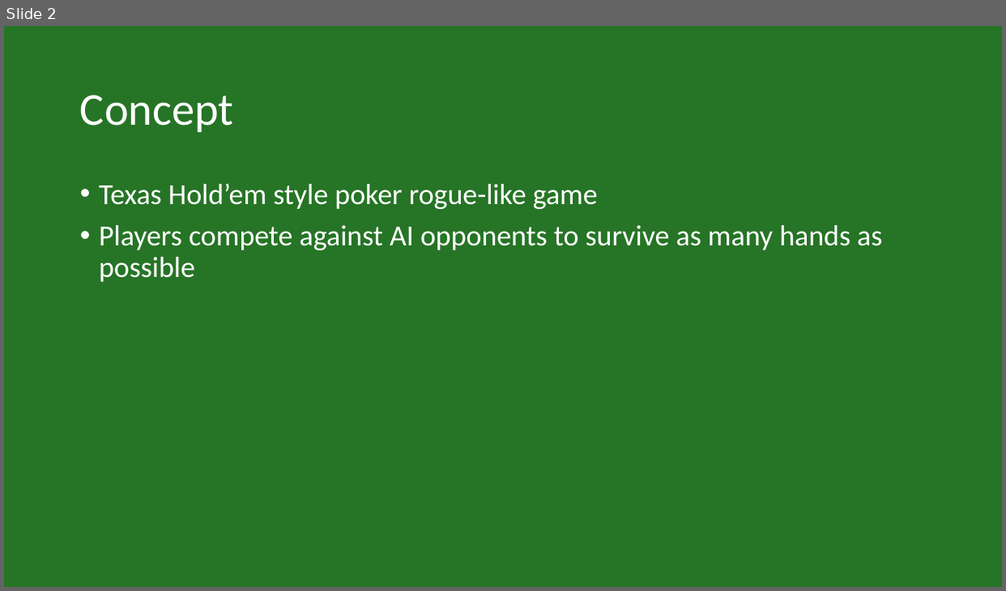
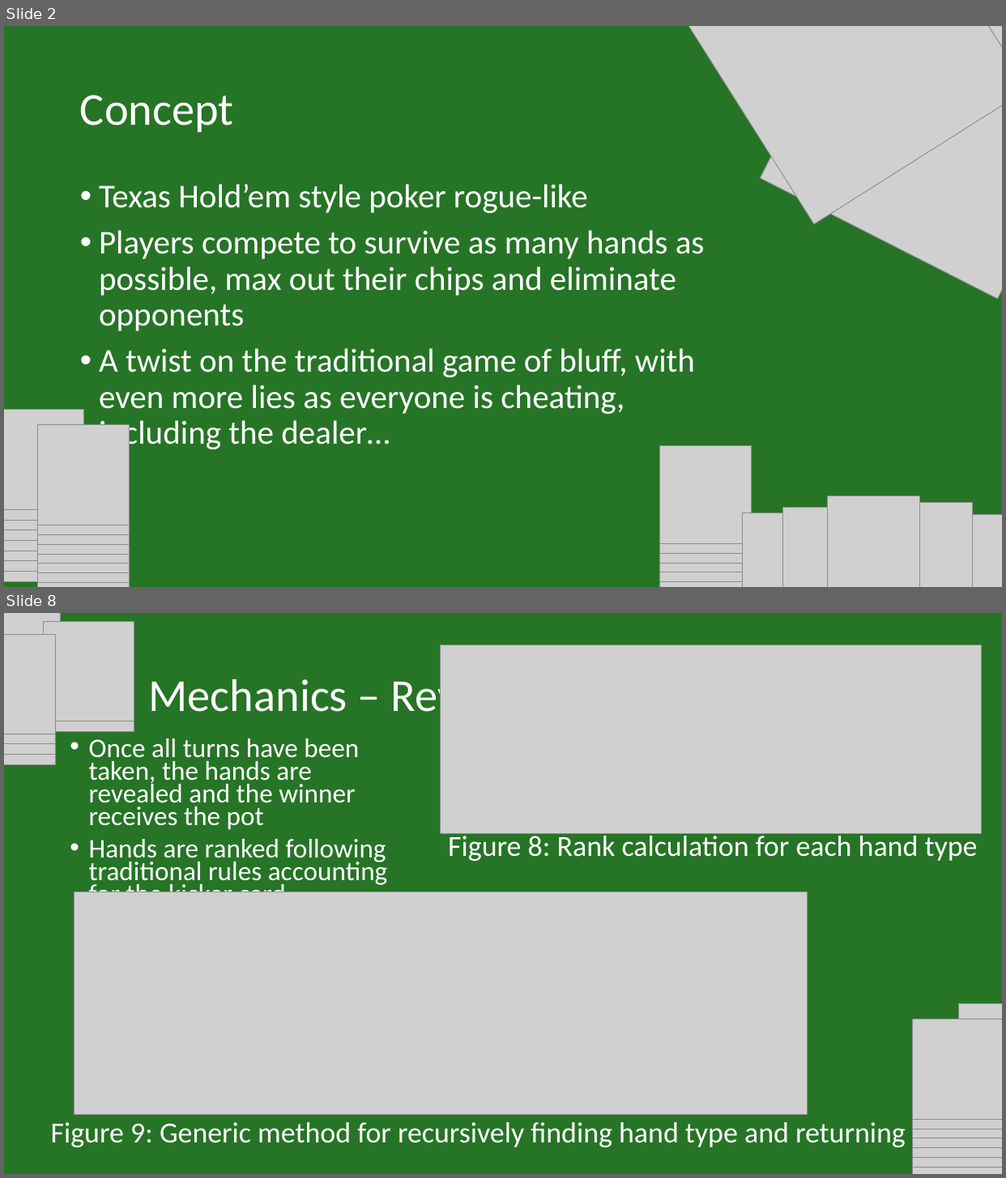
Before and after one commit to IsabelHampton/bluffs-and-bribes, a slide deck: Docs/Bluffs & Bribes Pitch.pptx. Shown one above the other, each under a label of ours: slide 2 before the commit, slides 2 and 8 after it; the slides between them are not shown. The pictures are 1006x591 and 1006x1178 pixels, drawn with LibreOffice and Linux fonts; fonts in the diff are those of the drawing; grey boxes stand for pictures. Boxes give left, top, right and bottom in pixels: in the first picture for what was removed or moved away, otherwise in the second. Text is boxed around its words. In the diff, an @@ line names an element or a change of style, - is before the commit and + after.

```diff
--- a/Docs/Bluffs & Bribes Pitch.pptx
+++ b/Docs/Bluffs & Bribes Pitch.pptx
@@ slide 8 added at box(4, 613, 1002, 1174), background #267426 @@
@@ group added at box(4, 613, 134, 765): 11 pictures @@
@@ picture added at box(441, 645, 981, 834) @@
@@ title added at box(149, 672, 513, 722), 44 pt, text #FFFFFF @@
+Mechanics – Reveal
@@ text added at box(89, 739, 388, 892), 25.9 pt, text #FFFFFF @@
+• Once all turns have been taken, the hands are revealed and the winner receives the pot
+• Hands are ranked following traditional rules accounting for the kicker card
@@ text added at box(448, 832, 978, 861), 28 pt, text #FFFFFF @@
+Figure 8: Rank calculation for each hand type
@@ picture added at box(74, 892, 808, 1115) @@
@@ group added at box(913, 1003, 1002, 1174): 18 pictures @@
@@ text added at box(51, 1118, 964, 1150), 28 pt, text #FFFFFF @@
+Figure 9: Generic method for recursively finding hand type and returning rank
@@ slide 2 changed as well @@
@@ picture added at box(678, 26, 1002, 224) @@
@@ picture added at box(760, 26, 1002, 299) @@
@@ text at box(99, 184, 705, 452): text changed; size 28 to 32 pt @@
-• Texas Hold’em style poker rogue-like game
-• Players compete against AI opponents to survive as many hands as possible
+• Texas Hold’em style poker rogue-like
+• Players compete to survive as many hands as possible, max out their chips and eliminate opponents
+• A twist on the traditional game of bluff, with even more lies as everyone is cheating, including the dealer…
@@ group added at box(4, 410, 129, 587): 18 pictures @@
@@ group added at box(661, 446, 1002, 587): 14 pictures @@
```
Also in this commit, not shown: 1 other slide changed, 19 other slides added, 6 slides removed.
